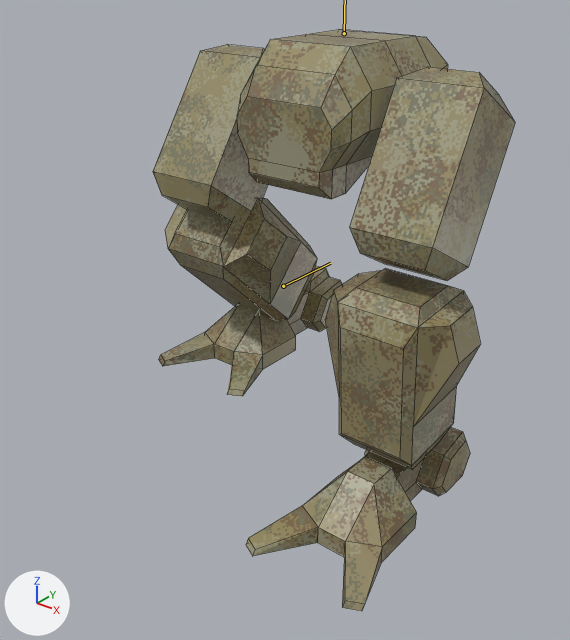
The Blender file resources/mechparts/legs/mech_legs10.blend: old version first, new version second.
One viewpoint serves both versions: a camera (50 mm lens) standing at (1.31, -1.89, 1.52) and looking at (-0.03, -0.23, 0.49). Arrows for +X, +Y and +Z are at lower left; the lights stay in place. Both versions are drawn at frame 13 of the action 'walk'; the numbers are the values there. The bones that change are drawn over the model as lines. Mesh edges are drawn as thin lines.

The first picture shows 'legs'.
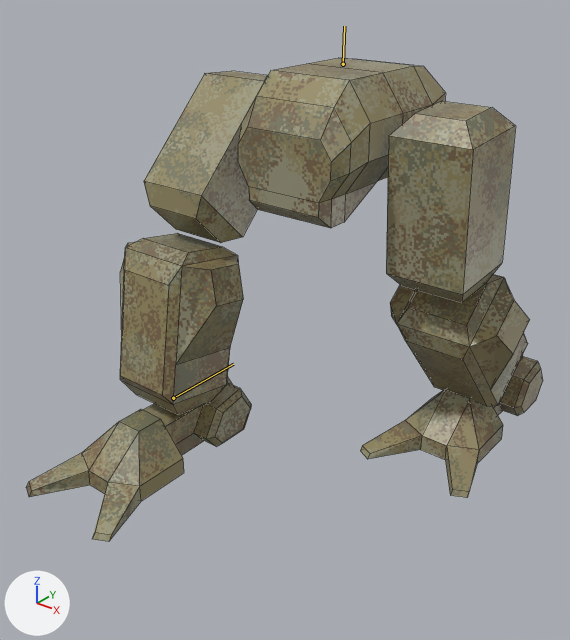
Boxes (x1, y1, x2, y2) around the edits, measured in the pictures (570 x 640 px):
'legs', posed (43% wider, 17% shorter): before (153, 30, 515, 611); after (26, 58, 543, 542)
bone 'leg_ik_target.r', root to tip: before (283, 286) to (330, 263); after (173, 398) to (233, 364)

What changed in the scene script:
```text
Change bone_root:
    where bone_root = bpy.data.objects['Armature'].pose.bones['root']
    bone_root.location: (0.0, -0.009, 0.0) -> (0.0, -0.09, 0.0)
Change bone_leg_ik_target_l:
    where bone_leg_ik_target_l = bpy.data.objects['Armature'].pose.bones['leg_ik_target.l']
    bone_leg_ik_target_l.location: (0.0, -0.17, 0.0) -> (0.0, 0.4, 0.0)
Change bone_leg_ik_target_r:
    where bone_leg_ik_target_r = bpy.data.objects['Armature'].pose.bones['leg_ik_target.r']
    bone_leg_ik_target_r.location: (0.0, 0.17, 0.202) -> (0.0, -0.4, 0.0)
```
